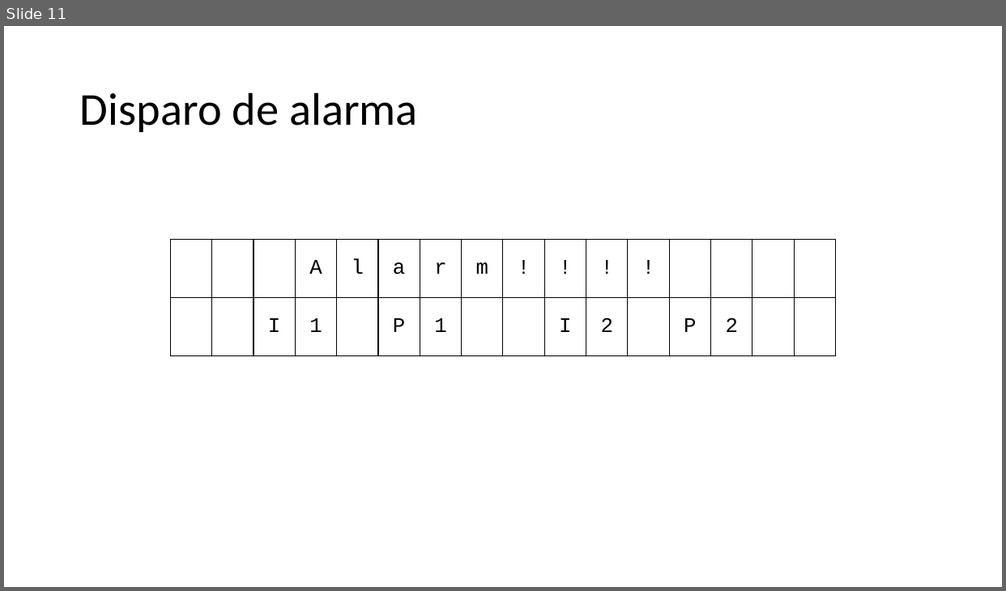
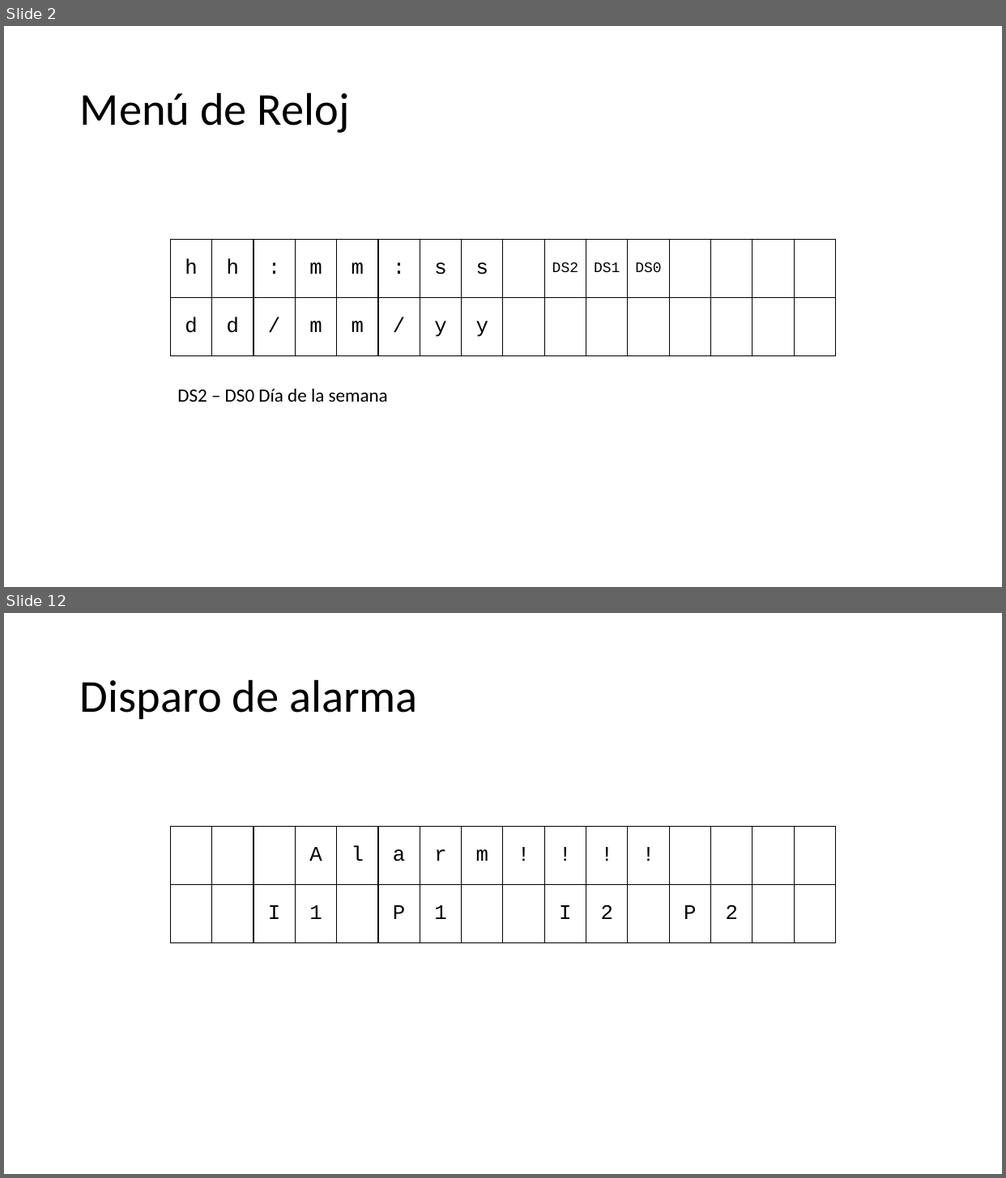
Before and after one commit to JaviHorta/firmware, a slide deck: menus sistema de alarma.pptx. Shown one above the other, each under a label of ours: slide 11 before the commit, slides 2 and 12 after it; the slides between them are not shown. The pictures are 1006x591 and 1006x1178 pixels, drawn with LibreOffice and Linux fonts; fonts in the diff are those of the drawing. Boxes give left, top, right and bottom in pixels: in the first picture for what was removed or moved away, otherwise in the second. Text is boxed around its words. In the diff, an @@ line names an element or a change of style, - is before the commit and + after.

Commit message:
Añadida capacidad de contar día de la semana. Optimización de codigo

```diff
--- a/menus sistema de alarma.pptx
+++ b/menus sistema de alarma.pptx
@@ slide 2 added at bbox=[4, 26, 1002, 587], background #FFFFFF @@
@@ title added at bbox=[80, 92, 350, 133], 44 pt, text #000000 @@
+Menú de Reloj
@@ table added at bbox=[170, 239, 841, 356], 2 rows, 16 columns @@
+h | h | : | m | m | : | s | s |  | DS2 | DS1 | DS0 |  |  |  | 
+d | d | / | m | m | / | y | y |  |  |  |  |  |  |  | 
@@ text added at bbox=[177, 389, 388, 402], 18 pt, text #000000 @@
+DS2 – DS0 Día de la semana
@@ what was slide 11 is now slide 12 @@
```
Also in this commit, not shown: 12 slides changed, 2 other files.
